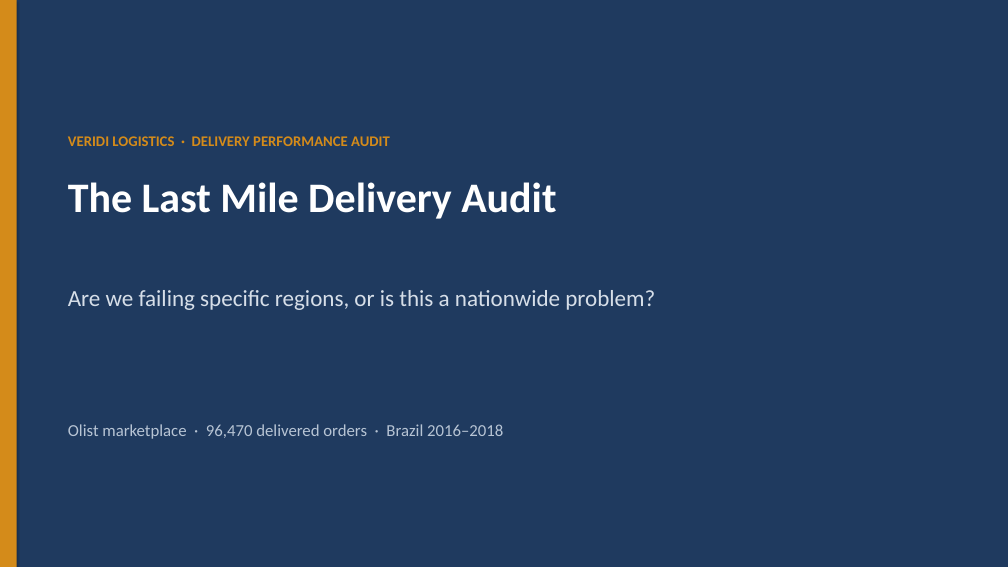
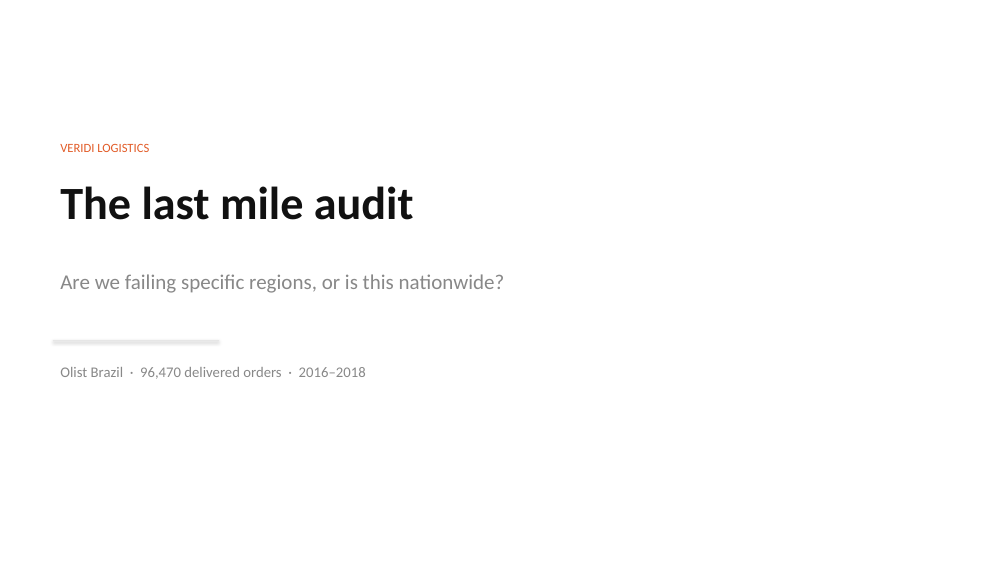
Before and after one commit to Jovz19200/AmaliTech-DEG-Project-based-challenges, a slide deck: slide 1 of data-engineering/Logistics-auditor/presentation/Last_Mile_Veridi.pptx. Drawn at 1008x567 pixels with LibreOffice and Linux fonts; fonts in the diff are those of the drawing. Boxes give left, top, right and bottom in pixels: in the first picture for what was removed or moved away, otherwise in the second. Text is boxed around its words. In the diff, an @@ line names an element or a change of style, - is before the commit and + after.

```diff
--- a/data-engineering/Logistics-auditor/presentation/Last_Mile_Veridi.pptx
+++ b/data-engineering/Logistics-auditor/presentation/Last_Mile_Veridi.pptx
@@ rectangle removed at box(0, 0, 1008, 567) @@
@@ rectangle removed at box(0, 0, 17, 567) @@
@@ text at box(60, 144, 149, 152): text changed; size 14 to 12 pt; text colour #D48B1A to #E25C28; bold off @@
-VERIDI LOGISTICS · DELIVERY PERFORMANCE AUDIT
+VERIDI LOGISTICS
@@ text at box(60, 186, 414, 220): text changed; size 40 to 44 pt; text colour #FFFFFF to #111111 @@
-The Last Mile Delivery Audit
+The last mile audit
@@ text at box(60, 274, 505, 293): text changed; size 22 to 20 pt; text colour #D6DEE8 to #888888 @@
-Are we failing specific regions, or is this a nationwide problem?
+Are we failing specific regions, or is this nationwide?
@@ rectangle added at box(53, 340, 219, 341), fill #E6E6E6 @@
@@ text at box(60, 367, 366, 379): text changed; size 16 to 14 pt; text colour #B7C4D4 to #888888 @@
-Olist marketplace · 96,470 delivered orders · Brazil 2016–2018
+Olist Brazil · 96,470 delivered orders · 2016–2018
```
Also in this commit, not shown: 7 other slides changed.
